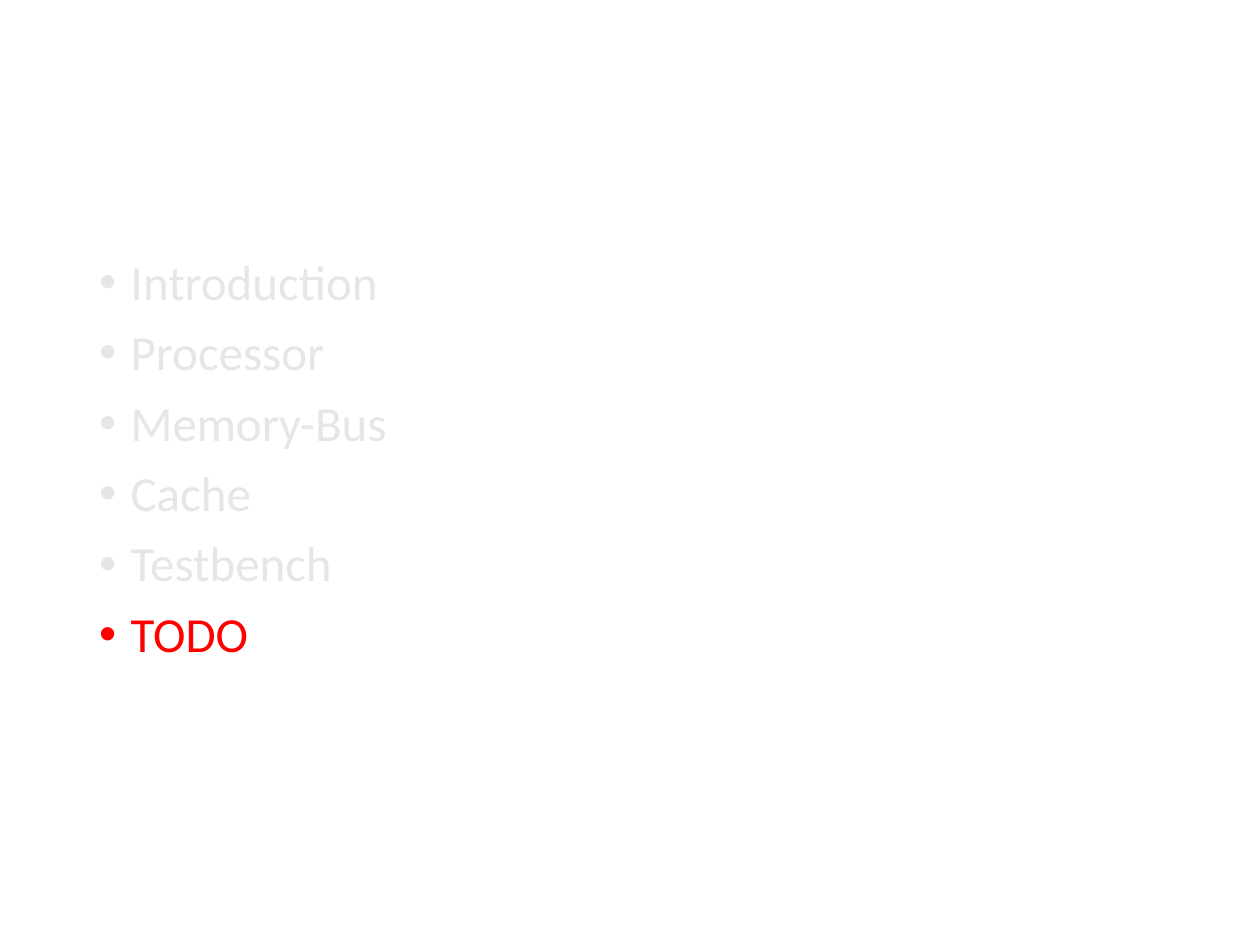
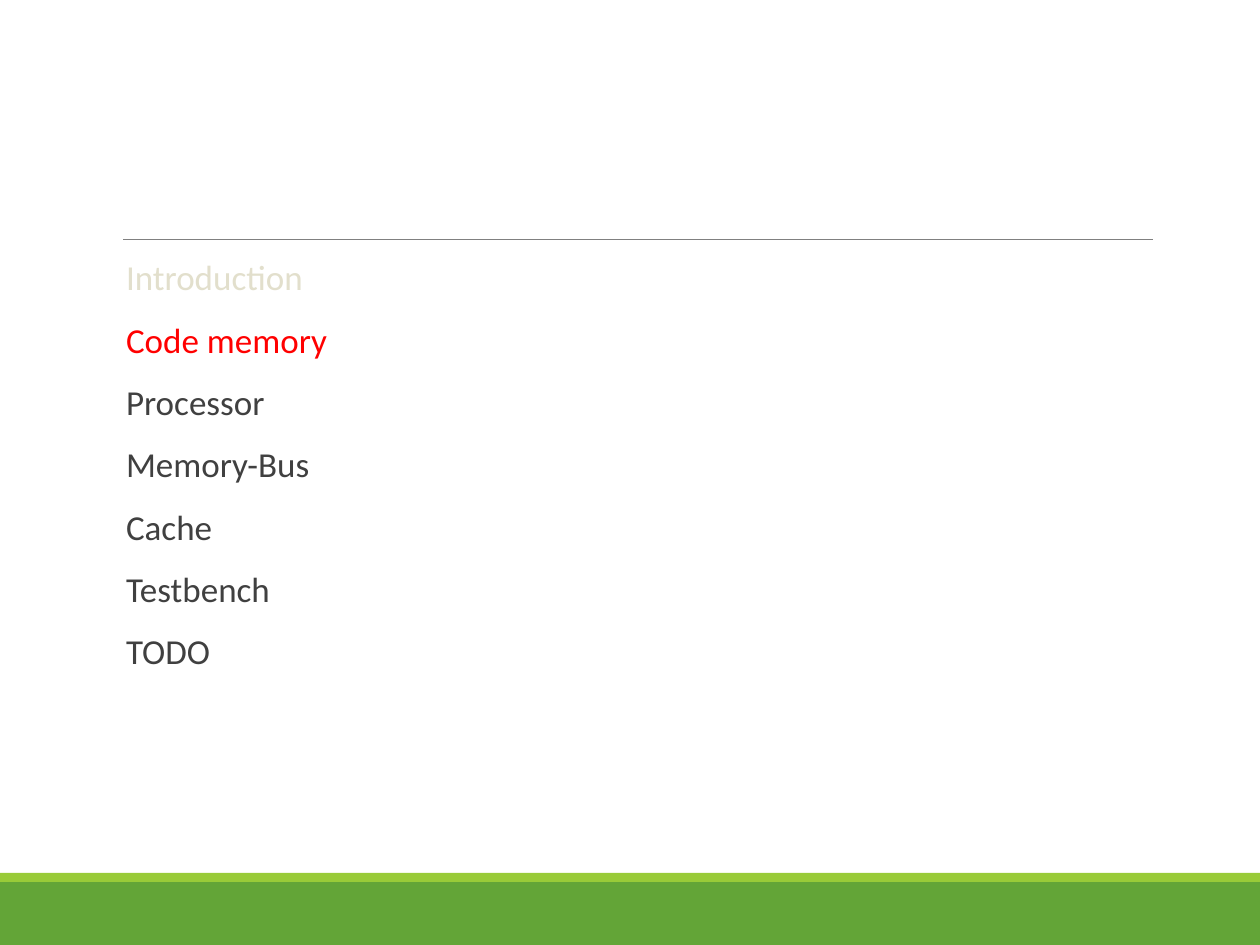
Before and after one commit to Alaya-in-Matrix/fudanCourseProjectParallelYu, a slide deck: slide 6 of cachePresentation.pptx (slide 5 before the commit). Drawn at 1260x945 pixels with LibreOffice and Linux fonts; fonts in the diff are those of the drawing. Boxes give left, top, right and bottom in pixels: in the first picture for what was removed or moved away, otherwise in the second. Text is boxed around its words. In the diff, an @@ line names an element or a change of style, - is before the commit and + after.

```diff
--- a/cachePresentation.pptx
+++ b/cachePresentation.pptx
@@ line added from (123, 239) to (1153, 239), #808080 0.5 pt @@
@@ text "Introduction": place and size @@
-text "Introduction" at bbox=[131, 620, 248, 653]
+text "Introduction" at bbox=[126, 328, 327, 664]
@@ text at bbox=[126, 328, 327, 359]: paragraph added @@
+  Code memory
@@ text at bbox=[126, 392, 309, 664]: size 28 to 20 pt in "Introduction", "Processor", "Memory-Bus", "Cache" and 2 more places; text colour #E7E6E6 to #E2DFCC in "Introduction"; text colour #E7E6E6 to #404040 in "Processor", "Memory-Bus", "Cache", "Testbench"; text colour #FF0000 to #404040 in "TODO"; bullet • to  ; more space between paragraphs @@
@@ rectangle added at bbox=[0, 882, 1260, 945], fill #63A537 @@
@@ rectangle added at bbox=[0, 873, 1260, 882], fill #99CB38 @@
```
Also in this commit, not shown: 2 other slides changed, 40 slides added, 3 slides removed, 17 other files.
